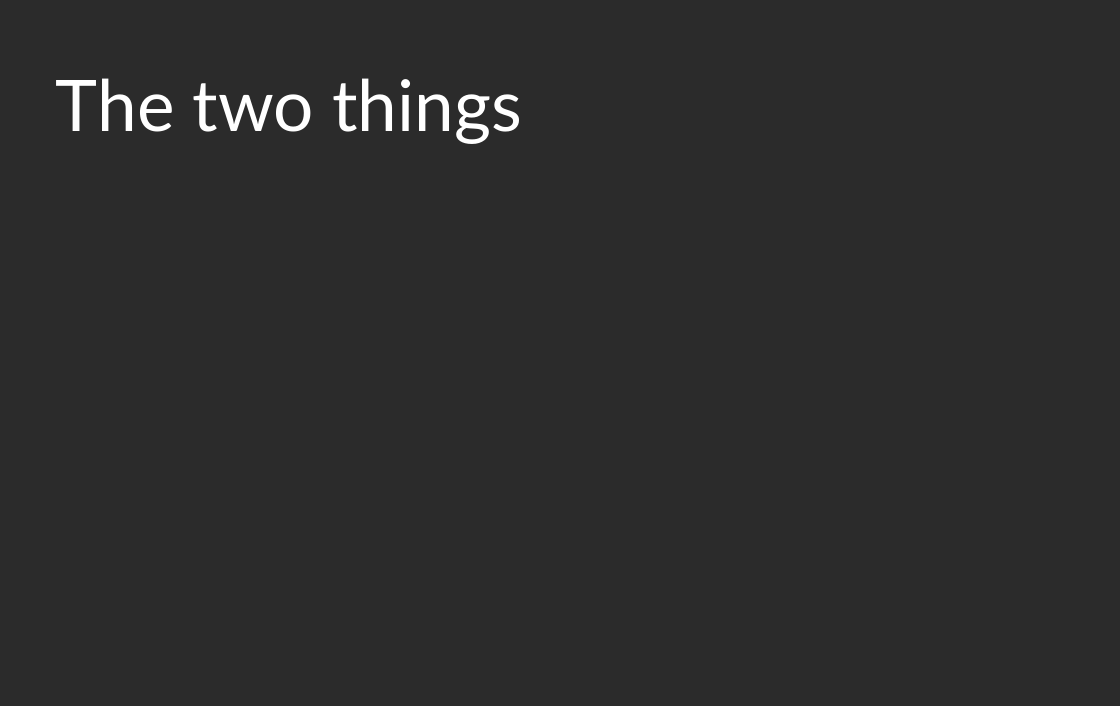
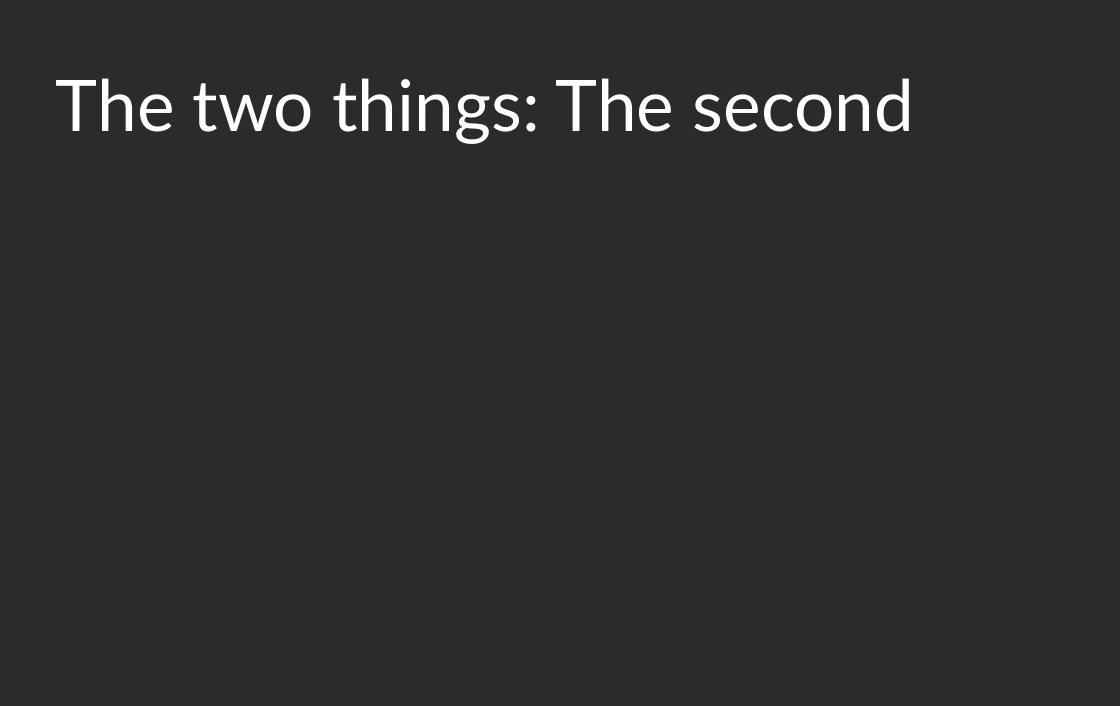
Before and after one commit to KayEss/cpp-designing4performance, a slide deck: slide 10 of slides/Designing APIs For Performance.odp (slide 8 before the commit). Drawn at 1120x706 pixels with LibreOffice and Linux fonts; fonts in the diff are those of the drawing; background and template pictures are left out; a plain dark background stands for a picture behind light text. Boxes give left, top, right and bottom in pixels: in the first picture for what was removed or moved away, otherwise in the second. Text is boxed around its words. In the diff, an @@ line names an element or a change of style, - is before the commit and + after.

```diff
--- a/slides/Designing APIs For Performance.odp
+++ b/slides/Designing APIs For Performance.odp
@@ title at (56, 78, 915, 144): text changed @@
-The two things
+The two things: The second
```
Also in this commit, not shown: 3 other slides changed, 4 slides added, 1 slide removed, 4 other files.
